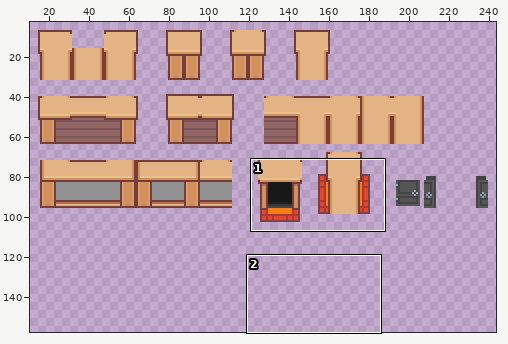
Sprite sheet, stored at PixelFantasy/Assets/Systems/Buildings/Art/BuildingPrototypeTilemap.png. Above, an overview of the earlier version with the close-up marked.
Close-up. Before:
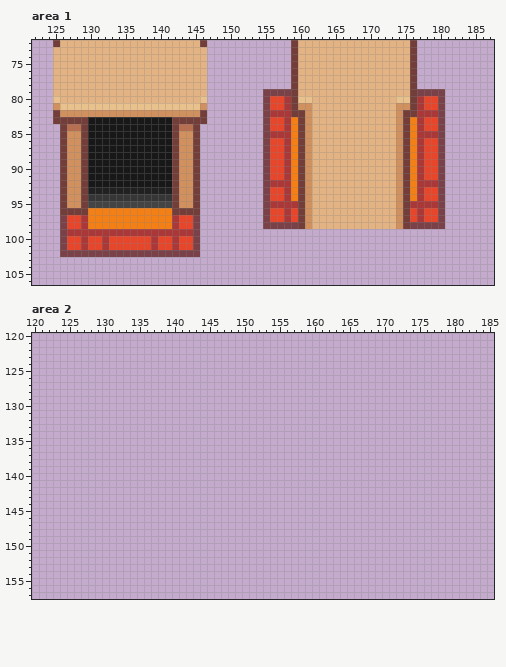
The file is 320x160 pixels. Colours within 5 levels of each other are drawn and written as one. Shown: area 1: x 122..187, y 72..106; area 2: x 120..185, y 120..157. The wide view leaves out empty margins.
Once edited:
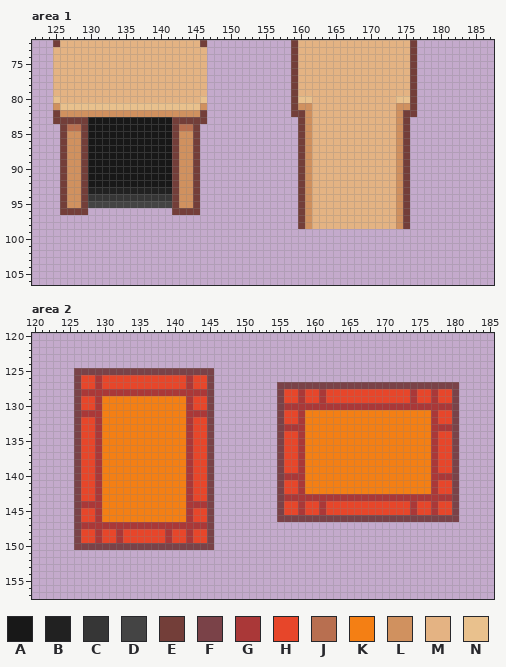
Palette (. is transparent): A #181818  B #212121  C #363636  D #444444  E #733e39  F #7a4248  G #aa3838  H #e7462a  J #b86f50  K #f47f14  L #d0915f  M #e4b383  N #e9c18d
The edit:
--- area 1
@@ x 122..187 @@
  78 ...MMMMMMMMMMMMMMMMMMMMMM............EMMMMMMMMMMMMMMMME...........
- 79 ...MMMMMMMMMMMMMMMMMMMMMM........FFFFEMMMMMMMMMMMMMMMMEFFFF.......
- 80 ...NMMMMMMMMMMMMMMMMMMMMN........FHHGENNMMMMMMMMMMMMNNEGHHF.......
- 81 ...LNNNNNNNNNNNNNNNNNNNNL........FHHGELLMMMMMMMMMMMMLLEGHHF.......
- 82 ...ELLLLLLLLLLLLLLLLLLLLE........FGGGEELMMMMMMMMMMMMLEEGGGF.......
- 83 ...EEEEEAAAAAAAAAAAAEEEEE........FHHGKELMMMMMMMMMMMMLEKGHHF.......
- 84 ....EJJEAAAAAAAAAAAAEJJE.........FHHGKELMMMMMMMMMMMMLEKGHHF.......
- 85 ....ELLEAAAAAAAAAAAAELLE.........FGGGKELMMMMMMMMMMMMLEKGGGF.......
- 86 ....ELLEAAAAAAAAAAAAELLE.........FHHGKELMMMMMMMMMMMMLEKGHHF.......
- 87 ....ELLEAAAAAAAAAAAAELLE.........FHHGKELMMMMMMMMMMMMLEKGHHF.......
- 88 ....ELLEAAAAAAAAAAAAELLE.........FHHGKELMMMMMMMMMMMMLEKGHHF.......
- 89 ....ELLEAAAAAAAAAAAAELLE.........FHHGKELMMMMMMMMMMMMLEKGHHF.......
- 90 ....ELLEAAAAAAAAAAAAELLE.........FHHGKELMMMMMMMMMMMMLEKGHHF.......
- 91 ....ELLEAAAAAAAAAAAAELLE.........FHHGKELMMMMMMMMMMMMLEKGHHF.......
- 92 ....ELLEAAAAAAAAAAAAELLE.........FGGGKELMMMMMMMMMMMMLEKGGGF.......
- 93 ....ELLEBBBBBBBBBBBBELLE.........FHHGKELMMMMMMMMMMMMLEKGHHF.......
- 94 ....ELLECCCCCCCCCCCCELLE.........FHHGKELMMMMMMMMMMMMLEKGHHF.......
- 95 ....ELLEDDDDDDDDDDDDELLE.........FGGGGELMMMMMMMMMMMMLEGGGGF.......
- 96 ....EEEEKKKKKKKKKKKKEEEE.........FHHGHELMMMMMMMMMMMMLEHGHHF.......
- 97 ....FHHGKKKKKKKKKKKKGHHF.........FHHGHELMMMMMMMMMMMMLEHGHHF.......
- 98 ....FHHGKKKKKKKKKKKKGHHF.........FFFFFELMMMMMMMMMMMMLEFFFFF.......
- 99 ....FGGGGGGGGGGGGGGGGGGF..........................................
-100 ....FHHGHHGHHHHHHGHHGHHF..........................................
-101 ....FHHGHHGHHHHHHGHHGHHF..........................................
-102 ....FFFFFFFFFFFFFFFFFFFF..........................................
+ 79 ...MMMMMMMMMMMMMMMMMMMMMM............EMMMMMMMMMMMMMMMME...........
+ 80 ...NMMMMMMMMMMMMMMMMMMMMN............ENNMMMMMMMMMMMMNNE...........
+ 81 ...LNNNNNNNNNNNNNNNNNNNNL............ELLMMMMMMMMMMMMLLE...........
+ 82 ...ELLLLLLLLLLLLLLLLLLLLE............EELMMMMMMMMMMMMLEE...........
+ 83 ...EEEEEAAAAAAAAAAAAEEEEE.............ELMMMMMMMMMMMMLE............
+ 84 ....EJJEAAAAAAAAAAAAEJJE..............ELMMMMMMMMMMMMLE............
+ 85 ....ELLEAAAAAAAAAAAAELLE..............ELMMMMMMMMMMMMLE............
+ 86 ....ELLEAAAAAAAAAAAAELLE..............ELMMMMMMMMMMMMLE............
+ 87 ....ELLEAAAAAAAAAAAAELLE..............ELMMMMMMMMMMMMLE............
+ 88 ....ELLEAAAAAAAAAAAAELLE..............ELMMMMMMMMMMMMLE............
+ 89 ....ELLEAAAAAAAAAAAAELLE..............ELMMMMMMMMMMMMLE............
+ 90 ....ELLEAAAAAAAAAAAAELLE..............ELMMMMMMMMMMMMLE............
+ 91 ....ELLEAAAAAAAAAAAAELLE..............ELMMMMMMMMMMMMLE............
+ 92 ....ELLEAAAAAAAAAAAAELLE..............ELMMMMMMMMMMMMLE............
+ 93 ....ELLEBBBBBBBBBBBBELLE..............ELMMMMMMMMMMMMLE............
+ 94 ....ELLECCCCCCCCCCCCELLE..............ELMMMMMMMMMMMMLE............
+ 95 ....ELLEDDDDDDDDDDDDELLE..............ELMMMMMMMMMMMMLE............
+ 96 ....EEEE............EEEE..............ELMMMMMMMMMMMMLE............
+ 97 ......................................ELMMMMMMMMMMMMLE............
+ 98 ......................................ELMMMMMMMMMMMMLE............
+ 99 ..................................................................
+100 ..................................................................
+101 ..................................................................
+102 ..................................................................
 103 ..................................................................
--- area 2
@@ x 120..185 @@
 124 ..................................................................
-125 ..................................................................
-126 ..................................................................
-127 ..................................................................
-128 ..................................................................
-129 ..................................................................
-130 ..................................................................
-131 ..................................................................
-132 ..................................................................
-133 ..................................................................
-134 ..................................................................
-135 ..................................................................
-136 ..................................................................
-137 ..................................................................
-138 ..................................................................
-139 ..................................................................
-140 ..................................................................
-141 ..................................................................
-142 ..................................................................
-143 ..................................................................
-144 ..................................................................
-145 ..................................................................
-146 ..................................................................
-147 ..................................................................
-148 ..................................................................
-149 ..................................................................
-150 ..................................................................
+125 ......FFFFFFFFFFFFFFFFFFFF........................................
+126 ......FHHGHHHHHHHHHHHHGHHF........................................
+127 ......FHHGHHHHHHHHHHHHGHHF.........FFFFFFFFFFFFFFFFFFFFFFFFFF.....
+128 ......FGGGGGGGGGGGGGGGGGGF.........FHHGHHGHHHHHHHHHHHHGHHGHHF.....
+129 ......FHHGKKKKKKKKKKKKGHHF.........FHHGHHGHHHHHHHHHHHHGHHGHHF.....
+130 ......FHHGKKKKKKKKKKKKGHHF.........FGGGGGGGGGGGGGGGGGGGGGGGGF.....
+131 ......FGGGKKKKKKKKKKKKGGGF.........FHHGKKKKKKKKKKKKKKKKKKGHHF.....
+132 ......FHHGKKKKKKKKKKKKGHHF.........FHHGKKKKKKKKKKKKKKKKKKGHHF.....
+133 ......FHHGKKKKKKKKKKKKGHHF.........FGGGKKKKKKKKKKKKKKKKKKGGGF.....
+134 ......FHHGKKKKKKKKKKKKGHHF.........FHHGKKKKKKKKKKKKKKKKKKGHHF.....
+135 ......FHHGKKKKKKKKKKKKGHHF.........FHHGKKKKKKKKKKKKKKKKKKGHHF.....
+136 ......FHHGKKKKKKKKKKKKGHHF.........FHHGKKKKKKKKKKKKKKKKKKGHHF.....
+137 ......FHHGKKKKKKKKKKKKGHHF.........FHHGKKKKKKKKKKKKKKKKKKGHHF.....
+138 ......FHHGKKKKKKKKKKKKGHHF.........FHHGKKKKKKKKKKKKKKKKKKGHHF.....
+139 ......FHHGKKKKKKKKKKKKGHHF.........FHHGKKKKKKKKKKKKKKKKKKGHHF.....
+140 ......FHHGKKKKKKKKKKKKGHHF.........FGGGKKKKKKKKKKKKKKKKKKGGGF.....
+141 ......FHHGKKKKKKKKKKKKGHHF.........FHHGKKKKKKKKKKKKKKKKKKGHHF.....
+142 ......FHHGKKKKKKKKKKKKGHHF.........FHHGKKKKKKKKKKKKKKKKKKGHHF.....
+143 ......FHHGKKKKKKKKKKKKGHHF.........FGGGGGGGGGGGGGGGGGGGGGGGGF.....
+144 ......FGGGKKKKKKKKKKKKGGGF.........FHHGHHGHHHHHHHHHHHHGHHGHHF.....
+145 ......FHHGKKKKKKKKKKKKGHHF.........FHHGHHGHHHHHHHHHHHHGHHGHHF.....
+146 ......FHHGKKKKKKKKKKKKGHHF.........FFFFFFFFFFFFFFFFFFFFFFFFFF.....
+147 ......FGGGGGGGGGGGGGGGGGGF........................................
+148 ......FHHGHHGHHHHHHGHHGHHF........................................
+149 ......FHHGHHGHHHHHHGHHGHHF........................................
+150 ......FFFFFFFFFFFFFFFFFFFF........................................
 151 ..................................................................
Boxes around the changes in both close-ups, in picture pixels (x1, y1, x2, y2):
erased: (263, 89, 298, 229)
erased: (410, 89, 445, 229)
erased: (60, 208, 200, 257)
added: (74, 368, 214, 550)
added: (277, 382, 459, 522)
